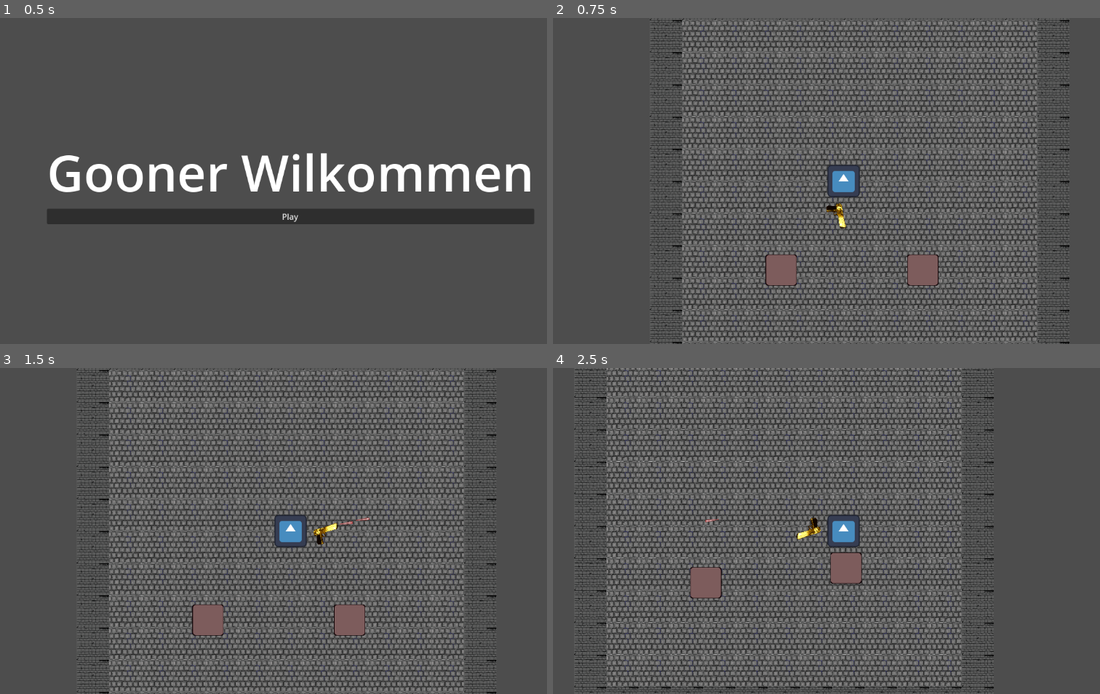
Above: before the commit, frames 1-4 (two rows, left to right).
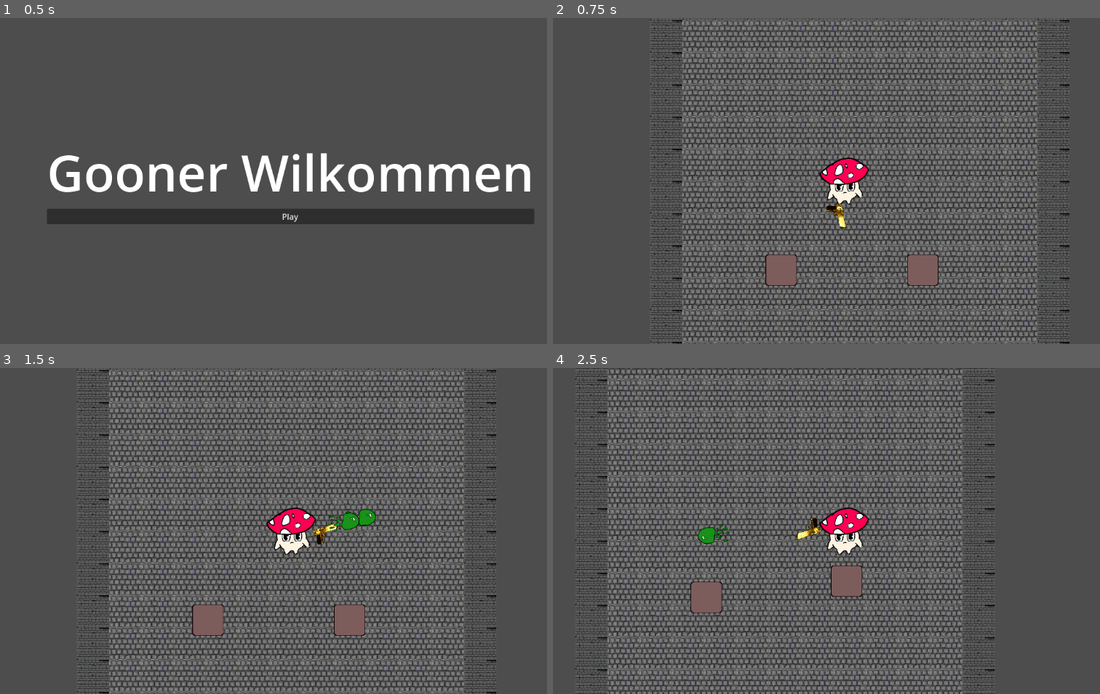
Above: after the commit, the same moments.

Repository: HelplessSneeker/project-tb
Game: Godot game, scene res://src/ui/start_menu.tscn
The game is run twice, just before and just after one commit, with the same random seed, the same clock (stepped at 60 frames per second) and the same inputs. The engine's default icon, where the game draws it, is replaced by a stand-in: a white triangle on a blue panel in a dark square.
Inputs (mouse positions are in pixels of both pictures, inside the frame that each line leads up to):
- Up to frame 1 (0.5 s): no input
- Up to frame 2 (0.75 s): click "Play" at 0.5 s
- Up to frame 3 (1.5 s): tap Enter at 1.25 s; move the mouse to (415, 514) at 1.27 s; press the mouse at (415, 514) at 1.28 s; hold D (right) from 1.28 s (still down)
- Up to frame 4 (2.5 s): move the mouse to (728, 547) at 2.02 s; release D (right) at 2.03 s; release the mouse at (728, 547) at 2.03 s; hold S (down) from 2.03 s (still down); click (728, 547) at 2.1 s

Frame 1 is identical in both runs. In frame 2, 0.9% of the frame differs, in the area x 48-58%, y 42-58%; in frame 3, 1.2%; in frame 4, 43%, in the area x 3-81%, y 0-100%.

Commit message:
added player knockback

Diff:
--- a/src/game/level.tscn
+++ b/src/game/level.tscn
@@ -1,14 +1,18 @@
-[gd_scene load_steps=13 format=4 uid="uid://c2soamuilmd4i"]
+[gd_scene load_steps=14 format=4 uid="uid://c2soamuilmd4i"]
 
 [ext_resource type="Script" path="res://src/game/level.gd" id="1_87trg"]
 [ext_resource type="Script" path="res://src/player/player.gd" id="1_gscqw"]
-[ext_resource type="Texture2D" uid="uid://bf2tuo8vupb2b" path="res://assets/icon.svg" id="2_63uym"]
+[ext_resource type="Texture2D" uid="uid://cr02qnas0dgg6" path="res://assets/Tileset.png" id="3_ncfo2"]
 [ext_resource type="Script" path="res://src/shooting/shooter/shooter.gd" id="3_pbob1"]
 [ext_resource type="PackedScene" uid="uid://crcwvytue7gwe" path="res://src/shooting/bullet/bullet.tscn" id="4_b4vvo"]
 [ext_resource type="Texture2D" uid="uid://bngpgvqag3vx5" path="res://assets/desert_eagle.png" id="5_w0y5a"]
 [ext_resource type="PackedScene" uid="uid://qwkuslpdpf7r" path="res://src/mob/mob.tscn" id="6_37hqr"]
 [ext_resource type="PackedScene" uid="uid://bgtdllokt8he4" path="res://src/enviorment/wall.tscn" id="7_du1cr"]
 [ext_resource type="PackedScene" uid="uid://dy2ria6edn2oq" path="res://src/enviorment/floor.tscn" id="8_r0f2e"]
+
+[sub_resource type="AtlasTexture" id="AtlasTexture_sbmg7"]
+atlas = ExtResource("3_ncfo2")
+region = Rect2(583, -1, 229, 285)
 
 [sub_resource type="CircleShape2D" id="CircleShape2D_sy2xw"]
 radius = 11.1773
@@ -28,7 +32,7 @@
 script = ExtResource("1_gscqw")
 
 [node name="Sprite2D" type="Sprite2D" parent="Player"]
-texture = ExtResource("2_63uym")
+texture = SubResource("AtlasTexture_sbmg7")
 
 [node name="CollisionShape2D" type="CollisionShape2D" parent="Player"]
 scale = Vector2(6.8, 7.51011)
@@ -51,9 +55,11 @@
 
 [node name="Mob" parent="." groups=["mobs"] instance=ExtResource("6_37hqr")]
 position = Vector2(-247, 354)
+max_hp = 50
 
 [node name="Mob2" parent="." groups=["mobs"] instance=ExtResource("6_37hqr")]
 position = Vector2(314, 354)
+max_hp = 50
 
 [node name="TileMapLayer" type="TileMapLayer" parent="."]
 tile_map_data = PackedByteArray("AAD6/wAAAwAAAAAAAwD6/wEAAwAAAAAAAwD6/wIAAwAAAAAAAwD6/wMAAwAAAAAAAwD6/wQAAwAAAAAAAwD6/w …(2624 unchanged characters)…
--- a/src/mob/damage_hitbox.gd
+++ b/src/mob/damage_hitbox.gd
@@ -1,22 +1,15 @@
 extends Area2D
 
 @export var damage = 1
-@export var damage_tic = 1
-
-@onready var update_delta : float = 1 / damage_tic
+@export var knockback_modifier = 500;
 
 var body_list = [];
-var damage_time = 0;
-
 
 
 func _physics_process(delta: float) -> void:
 	for body_object in body_list:
-		damage_time += delta
-		if (damage_time < update_delta):
-			return
-		body_object.emit_signal("hit", damage)
-		damage_time = 0;
+		var knockback = ( global_position.direction_to(body_object.position) ) * knockback_modifier;
+		body_object.emit_signal("hit", damage, knockback);
 
 
 func _on_body_entered(body: Node2D) -> void:
--- a/src/mob/mob.gd
+++ b/src/mob/mob.gd
@@ -4,7 +4,6 @@
 @export var max_hp: int = 5
 
 var player = null
-
 
 func _init() -> void:
 	hp=max_hp
@@ -22,7 +21,7 @@
 
 func follow_player():
 	if player:
-		velocity = position.direction_to(player.position) * speed
+		velocity = position.direction_to(player.position) * speed + knockback
 
 func _on_detect_radius_body_entered(body):
 	if body.is_in_group("player"):
--- a/src/player/player.gd
+++ b/src/player/player.gd
@@ -1,8 +1,13 @@
 extends EntitiyBase
 
 @export var max_hp: int = 5;
+@export var speed = 400
+@onready var invulnerability_duration = 1
 
-@export var speed = 400
+var invulnerability_time = 0
+var invulnerable = false;
+
+
 
 func _init() -> void:
 	hp = max_hp
@@ -15,14 +20,22 @@
 
 func move(input_direction: Vector2):
 	velocity = input_direction * speed
-	move_and_slide()
 
 func _physics_process(delta):
 	$Shooter.look_at(get_global_mouse_position())
 	get_input(delta)
+	invulnerability_time += delta
+	if(self.knockback != Vector2.ZERO):
+		self._handle_knockback(delta);
+	move_and_slide()
+	if(invulnerability_time >= invulnerability_duration):
+		invulnerability_time = 0;
+		invulnerable = false
 
 func die():
 	get_tree().change_scene_to_file("res://src/ui/start_menu.tscn")
 
 func _on_hit(damage: int, k: Vector2) -> void:
-	self._on_entity_hit(damage, k);
+	if(!invulnerable ):
+		invulnerable = true;
+		self._on_entity_hit(damage, k);
--- a/src/shooting/bullet/bullet.gd
+++ b/src/shooting/bullet/bullet.gd
@@ -2,13 +2,13 @@
 
 @export var speed = 900
 @export var damage = 1
-@export var knockback = 1;
+@export var knockback = 900;
 
 var knockback_vektor = Vector2.ZERO
 
 func _physics_process(delta):
 	position += transform.x * speed * delta
-	knockback_vektor = position + transform.x * speed * delta * knockback
+	knockback_vektor = position + transform.x * delta * knockback
 
 func _on_bullet_body_entered(body: Node2D):
 	if body.is_in_group("mobs"):
--- a/src/shooting/bullet/bullet.tscn
+++ b/src/shooting/bullet/bullet.tscn
@@ -1,7 +1,11 @@
-[gd_scene load_steps=4 format=3 uid="uid://crcwvytue7gwe"]
+[gd_scene load_steps=5 format=3 uid="uid://crcwvytue7gwe"]
 
 [ext_resource type="Script" path="res://src/shooting/bullet/bullet.gd" id="1_t8yvn"]
-[ext_resource type="Texture2D" uid="uid://2rq41ef8fm5j" path="res://assets/bullet.png" id="2_p8owg"]
+[ext_resource type="Texture2D" uid="uid://cr02qnas0dgg6" path="res://assets/Tileset.png" id="2_0k3cw"]
+
+[sub_resource type="AtlasTexture" id="AtlasTexture_dn0hy"]
+atlas = ExtResource("2_0k3cw")
+region = Rect2(1728, 9, 330, 277)
 
 [sub_resource type="CapsuleShape2D" id="CapsuleShape2D_3rhbh"]
 radius = 16.5496
@@ -11,8 +15,8 @@
 script = ExtResource("1_t8yvn")
 
 [node name="Sprite2D" type="Sprite2D" parent="."]
-rotation = 1.5708
-texture = ExtResource("2_p8owg")
+scale = Vector2(0.4, 0.4)
+texture = SubResource("AtlasTexture_dn0hy")
 
 [node name="CollisionShape2D" type="CollisionShape2D" parent="."]
 scale = Vector2(1.61718, -0.181273)
--- a/src/utils/entity_base.gd
+++ b/src/utils/entity_base.gd
@@ -4,7 +4,7 @@
 signal hit(damage: int)
 
 var knockback = Vector2.ZERO;
-var knockback_cooldown = 1;
+var knockback_duration = 0.2;
 var knockback_time = 0;
 
 
@@ -21,7 +21,7 @@
 func _handle_knockback(delta: float) -> void:
 	velocity = Vector2.ZERO + knockback;
 	knockback_time += delta
-	if(knockback_time >= knockback_cooldown):
+	if(knockback_time >= knockback_duration):
 		knockback = Vector2.ZERO
 		knockback_time = 0
 
Not shown, added: export_presets.cfg
